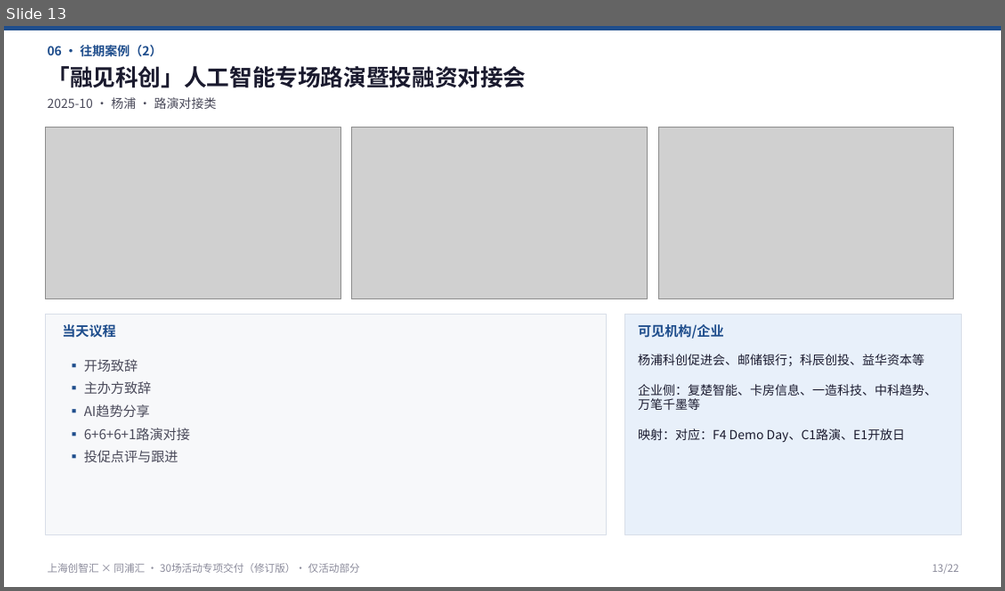
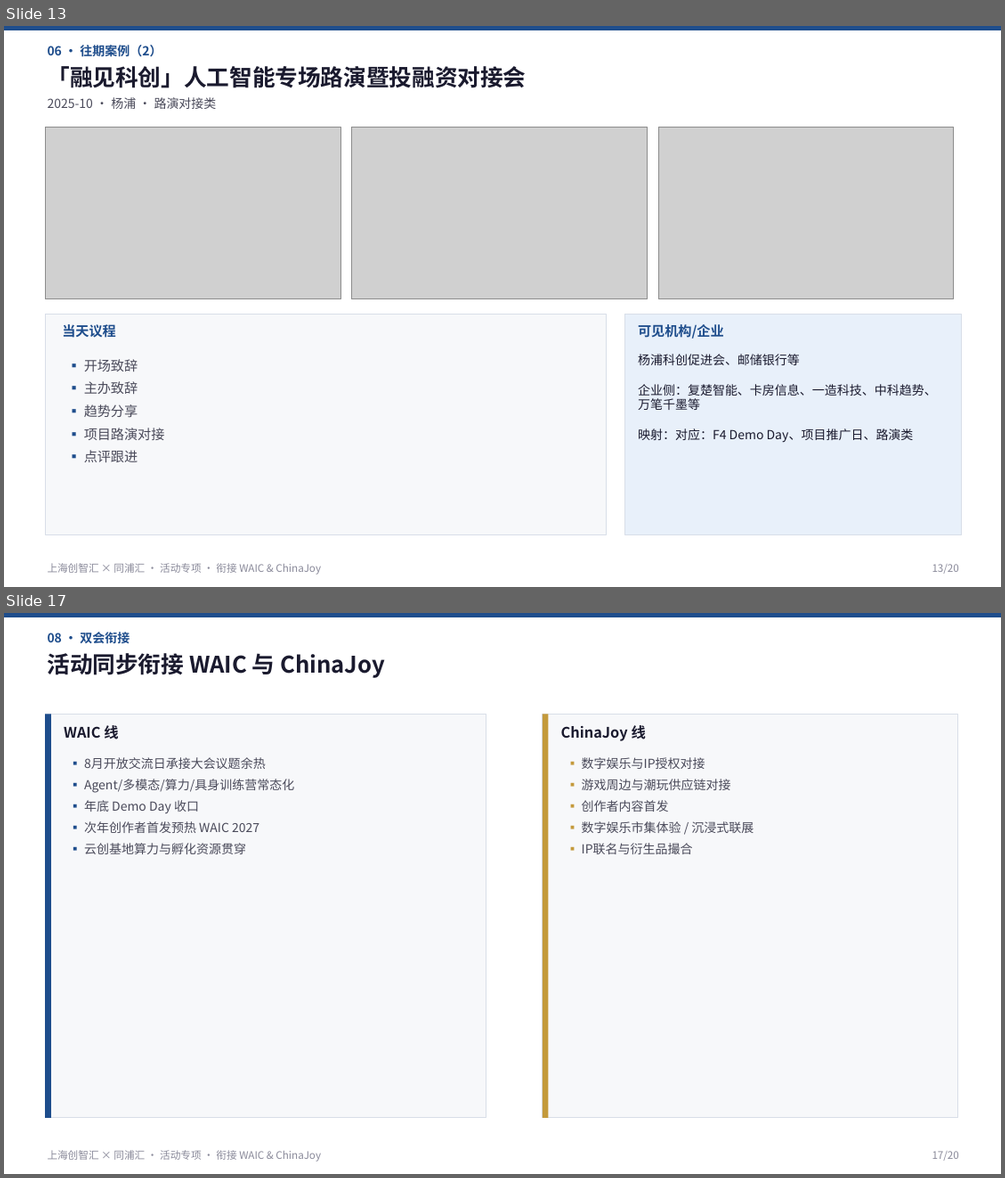
Before and after one commit to hujigang2010-maker/AIDEN, a slide deck: proposal/chuangzhihui-30-events-activity-only-rev.pptx. Shown one above the other, each under a label of ours: slide 13 before the commit, slides 13 and 17 after it; the slides between them are not shown. The pictures are 1005x591 and 1005x1178 pixels, drawn with LibreOffice and Linux fonts; fonts in the diff are those of the drawing; grey boxes stand for pictures. Boxes give left, top, right and bottom in pixels: in the first picture for what was removed or moved away, otherwise in the second. Text is boxed around its words. In the diff, an @@ line names an element or a change of style, - is before the commit and + after.

```diff
--- a/proposal/chuangzhihui-30-events-activity-only-rev.pptx
+++ b/proposal/chuangzhihui-30-events-activity-only-rev.pptx
@@ slide 17 added at bbox=[4, 613, 1001, 1174], background #FFFFFF @@
@@ rectangle added at bbox=[4, 613, 1001, 617], fill #1E4D8C @@
@@ text added at bbox=[48, 632, 129, 643], 12 pt, text #1E4D8C, bold @@
+08 · 双会衔接
@@ text added at bbox=[48, 653, 385, 678], 22 pt, text #1A1A2E, bold @@
+活动同步衔接 WAIC 与 ChinaJoy
@@ rectangle added at bbox=[45, 714, 486, 1118], fill #F7F8FA, outline #D8DEE8 0.8 pt @@
@@ rectangle added at bbox=[45, 714, 51, 1118], fill #1E4D8C @@
@@ rectangle added at bbox=[542, 714, 957, 1118], fill #F7F8FA, outline #D8DEE8 0.8 pt @@
@@ rectangle added at bbox=[542, 714, 549, 1118], fill #C49A3C @@
@@ text added at bbox=[64, 725, 118, 739], 14 pt, text #1A1A2E, bold @@
+WAIC 线
@@ text added at bbox=[561, 725, 646, 741], 14 pt, text #1A1A2E, bold @@
+ChinaJoy 线
@@ text added at bbox=[84, 757, 294, 854], 12 pt, text #4A4A5A @@
+▪ 8月开放交流日承接大会议题余热
+▪ Agent/多模态/算力/具身训练营常态化
+▪ 年底 Demo Day 收口
+▪ 次年创作者首发预热 WAIC 2027
+▪ 云创基地算力与孵化资源贯穿
@@ text added at bbox=[582, 757, 753, 854], 12 pt, text #4A4A5A @@
+▪ 数字娱乐与IP授权对接
+▪ 游戏周边与潮玩供应链对接
+▪ 创作者内容首发
+▪ 数字娱乐市集体验 / 沉浸式联展
+▪ IP联名与衍生品撮合
@@ text added at bbox=[48, 1150, 321, 1161], 10 pt, text #8A8A9A @@
+上海创智汇 × 同浦汇 · 活动专项 · 衔接 WAIC & ChinaJoy
@@ text added at bbox=[932, 1151, 959, 1160], 10 pt, text #8A8A9A @@
+17/20
@@ slide 13 changed as well @@
@@ text at bbox=[638, 354, 937, 443]: text changed @@
-杨浦科创促进会、邮储银行；科辰创投、益华资本等
-企业侧：复楚智能、卡房信息、一造科技、中科趋势、万笔千墨等
-映射：对应：F4 Demo Day、C1路演、E1开放日
+杨浦科创促进会、邮储银行等
+企业侧：复楚智能、卡房信息、一造科技、中科趋势、万笔千墨等
+映射：对应：F4 Demo Day、项目推广日、路演类
@@ text at bbox=[84, 381, 165, 462]: text changed @@
-▪ 主办方致辞
-▪ AI趋势分享
-▪ 6+6+6+1路演对接
-▪ 投促点评与跟进
+▪ 主办致辞
+▪ 趋势分享
+▪ 项目路演对接
+▪ 点评跟进
@@ text at bbox=[48, 563, 321, 574]: text changed @@
-上海创智汇 × 同浦汇 · 30场活动专项交付（修订版）· 仅活动部分
+上海创智汇 × 同浦汇 · 活动专项 · 衔接 WAIC & ChinaJoy
@@ text at bbox=[932, 564, 959, 573]: text changed @@
-13/22
+13/20
```
Also in this commit, not shown: 9 other slides changed, 9 other slides added, 12 slides removed, 8 other files.
